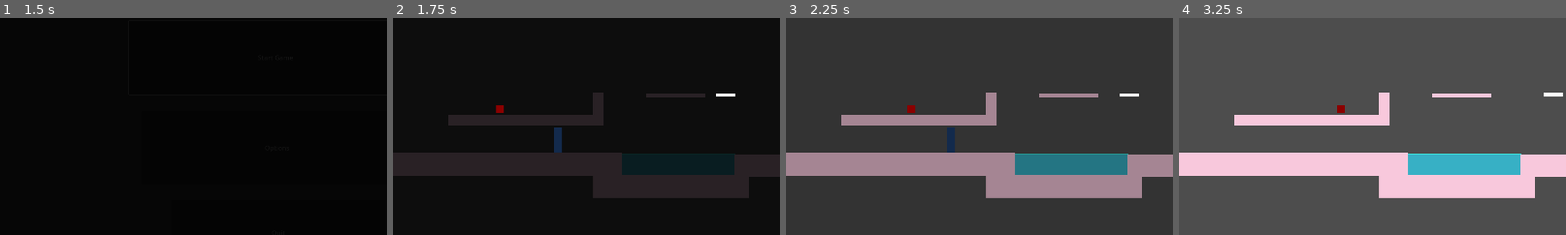
Above: before the commit, frames 1-4 (left to right).
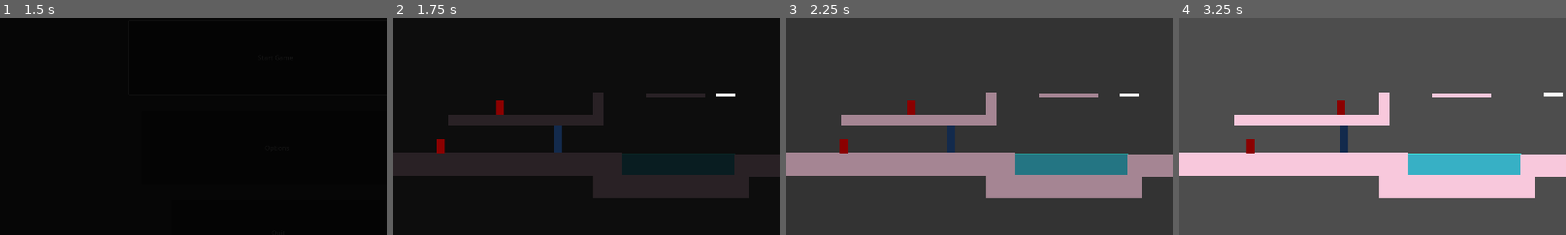
Above: after the commit, the same moments.

Repository: C0SMICSHARK/Pirate-Cats-and-Cowboy-Sharks
Game: Godot game, scene res://Scenes/Levels/main_menu.tscn
Same seed, same stepped clock (60 frames per second), same inputs: the game is played once before the commit and once after it. The engine's default icon, where the game draws it, is replaced by a stand-in: a white triangle on a blue panel in a dark square.
Inputs (mouse positions are % of the whole screen's width and height, from its top left):
- Up to frame 1 (1.5 s): click "Start Game" at 0.5 s; click "Start Game" at 1.25 s
- Up to frame 2 (1.75 s): no input
- Up to frame 3 (2.25 s): move the mouse to (72, 45) at 2.02 s; click (72, 45) at 2.1 s
- Up to frame 4 (3.25 s): move the mouse to (30, 55) at 2.77 s; tap A (LEFT_P2) at 2.85 s
The pictures show only the part of the screen within x 13-63%, y 24-74%; the shares and areas given below are measured in that part.

Frame 1 is identical in both runs. In frame 2, 0.2% of the frame differs, in the area x 11-44%, y 37-63%; in frame 3, 0.2%; in frame 4, 0.5%, in the area x 17-44%, y 37-63%.

Commit message:
Enemy health and death

Diff:
--- a/Scenes/Levels/TestScene_1.tscn
+++ b/Scenes/Levels/TestScene_1.tscn
@@ -79,7 +79,7 @@
 "times": PackedFloat32Array(0, 2.5, 5),
 "transitions": PackedFloat32Array(1, 1, 1),
 "update": 0,
-"values": [Vector2(500, 484), Vector2(726, 484), Vector2(500, 484)]
+"values": [Vector2(500, 480), Vector2(726, 480), Vector2(500, 480)]
 }
 
 [sub_resource type="Animation" id="Animation_fqvrj"]
@@ -103,8 +103,50 @@
 &"RESET": SubResource("Animation_fqvrj")
 }
 
+[sub_resource type="Animation" id="Animation_nfybi"]
+resource_name = "EnemySideToSide"
+length = 3.0
+loop_mode = 1
+tracks/0/type = "value"
+tracks/0/imported = false
+tracks/0/enabled = true
+tracks/0/path = NodePath(".:position")
+tracks/0/interp = 1
+tracks/0/loop_wrap = true
+tracks/0/keys = {
+"times": PackedFloat32Array(0, 1.5, 3),
+"transitions": PackedFloat32Array(1, 1, 1),
+"update": 0,
+"values": [Vector2(360, 576), Vector2(435, 576), Vector2(360, 576)]
+}
+
+[sub_resource type="Animation" id="Animation_h541q"]
+length = 0.001
+tracks/0/type = "value"
+tracks/0/imported = false
+tracks/0/enabled = true
+tracks/0/path = NodePath(".:position")
+tracks/0/interp = 1
+tracks/0/loop_wrap = true
+tracks/0/keys = {
+"times": PackedFloat32Array(0),
+"transitions": PackedFloat32Array(1),
+"update": 0,
+"values": [Vector2(360, 576)]
+}
+
+[sub_resource type="AnimationLibrary" id="AnimationLibrary_1ettv"]
+_data = {
+&"EnemySideToSide": SubResource("Animation_nfybi"),
+&"RESET": SubResource("Animation_h541q")
+}
+
 [node name="TestScene_1" type="Node2D"]
 script = ExtResource("1_wmggh")
+
+[node name="EnemyMoveScriptPlayer" type="Node2D" parent="."]
+position = Vector2(500, 480)
+script = ExtResource("10_fqvrj")
 
 [node name="DebugFloor" type="MeshInstance2D" parent="."]
 position = Vector2(409.375, 621.00006)
@@ -207,8 +249,8 @@
 offset_bottom = 1106.0
 
 [node name="BreakableWall" parent="." instance=ExtResource("7_cdg6i")]
-position = Vector2(659, 560)
-scale = Vector2(1, 3.1600003)
+position = Vector2(659, 559)
+scale = Vector2(1, 3.3599954)
 
 [node name="MovingPlatform" type="AnimatableBody2D" parent="."]
 position = Vector2(1073, 448)
@@ -230,9 +272,16 @@
 
 [node name="Enemy" parent="." instance=ExtResource("9_5k3us")]
 position = Vector2(500, 484)
-script = ExtResource("10_fqvrj")
 
 [node name="AnimationPlayer" type="AnimationPlayer" parent="Enemy"]
 libraries = {
 &"": SubResource("AnimationLibrary_1sgbx")
 }
+
+[node name="Enemy2" parent="." instance=ExtResource("9_5k3us")]
+position = Vector2(360, 576)
+
+[node name="AnimationPlayer" type="AnimationPlayer" parent="Enemy2"]
+libraries = {
+&"": SubResource("AnimationLibrary_1ettv")
+}
--- a/Scenes/Objects/enemy.tscn
+++ b/Scenes/Objects/enemy.tscn
@@ -6,17 +6,32 @@
 [sub_resource type="BoxMesh" id="BoxMesh_ne65n"]
 
 [sub_resource type="RectangleShape2D" id="RectangleShape2D_hghv2"]
+size = Vector2(20, 36)
+
+[sub_resource type="RectangleShape2D" id="RectangleShape2D_i2hje"]
+size = Vector2(20, 36)
 
 [node name="Enemy" type="Node2D"]
 script = ExtResource("1_i2hje")
 
 [node name="CharacterBody2D" type="CharacterBody2D" parent="."]
+collision_layer = 16
 
 [node name="MeshInstance2D" type="MeshInstance2D" parent="CharacterBody2D"]
-position = Vector2(0, 5.9604645e-08)
-scale = Vector2(20, 19.999998)
+position = Vector2(0, -1)
+scale = Vector2(20, 36)
 mesh = SubResource("BoxMesh_ne65n")
 texture = ExtResource("1_hghv2")
 
 [node name="CollisionShape2D" type="CollisionShape2D" parent="CharacterBody2D"]
+position = Vector2(0, -1)
 shape = SubResource("RectangleShape2D_hghv2")
+
+[node name="Hurtbox" type="Area2D" parent="CharacterBody2D"]
+collision_mask = 2
+
+[node name="CollisionShape2D" type="CollisionShape2D" parent="CharacterBody2D/Hurtbox"]
+position = Vector2(0, -1)
+shape = SubResource("RectangleShape2D_i2hje")
+
+[connection signal="body_entered" from="CharacterBody2D/Hurtbox" to="." method="_on_hurtbox_body_entered"]
--- a/Scripts/Bullets.gd
+++ b/Scripts/Bullets.gd
@@ -8,6 +8,7 @@
 
 func _ready():
 	add_to_group("Projectile")#useful for breakable walls
+	add_to_group("PlayerAttack")
 	global_position=pos
 	global_rotation=rota
 func _physics_process(_delta):
--- a/Scripts/Player1.gd
+++ b/Scripts/Player1.gd
@@ -12,7 +12,7 @@
 func _ready() -> void:
 	add_to_group("can_interact_with_water")
 	add_to_group("Cat")
-
+	add_to_group("Player")
 
 func _physics_process(delta: float) -> void:
 	# Add the gravity.
--- a/Scripts/Player2.gd
+++ b/Scripts/Player2.gd
@@ -9,6 +9,7 @@
 func _ready() -> void:
 	add_to_group("can_interact_with_water")
 	add_to_group("Shark")
+	add_to_group("Player")
 
 func fire():
 	var Bullet=bullet_path.instantiate()
--- a/Scripts/enemy.gd
+++ b/Scripts/enemy.gd
@@ -1,6 +1,6 @@
 extends Node2D
 
-
+@export var EnemyHealth = 2
 # Called when the node enters the scene tree for the first time.
 func _ready() -> void:
 	add_to_group("Enemy")#Useful for collisons
@@ -8,4 +8,11 @@
 
 # Called every frame. 'delta' is the elapsed time since the previous frame.
 func _process(_delta: float) -> void:
-	pass
+	if EnemyHealth <= 0:
+		queue_free()
+
+
+func _on_hurtbox_body_entered(body: Node2D) -> void:
+	if body.is_in_group(	"PlayerAttack"):
+		body.queue_free()
+		EnemyHealth -= 1
--- a/Scripts/enemyMove.gd
+++ b/Scripts/enemyMove.gd
@@ -3,4 +3,5 @@
 
 # Called when the node enters the scene tree for the first time.
 func _ready() -> void:
-	$AnimationPlayer.play("EnemySideToSide")
+	$"../Enemy/AnimationPlayer".play("EnemySideToSide")
+	$"../Enemy2/AnimationPlayer".play("EnemySideToSide")
--- a/project.godot
+++ b/project.godot
@@ -28,6 +28,8 @@
 Enemy=""
 Shark=""
 Cat=""
+Player=""
+PlayerAttack=""
 
 [input]
 
Not shown: 1 places in Scenes/Levels/TestScene_1.tscn that only renumber resources
Not shown: 1 places in Scenes/Objects/enemy.tscn that only renumber resources
